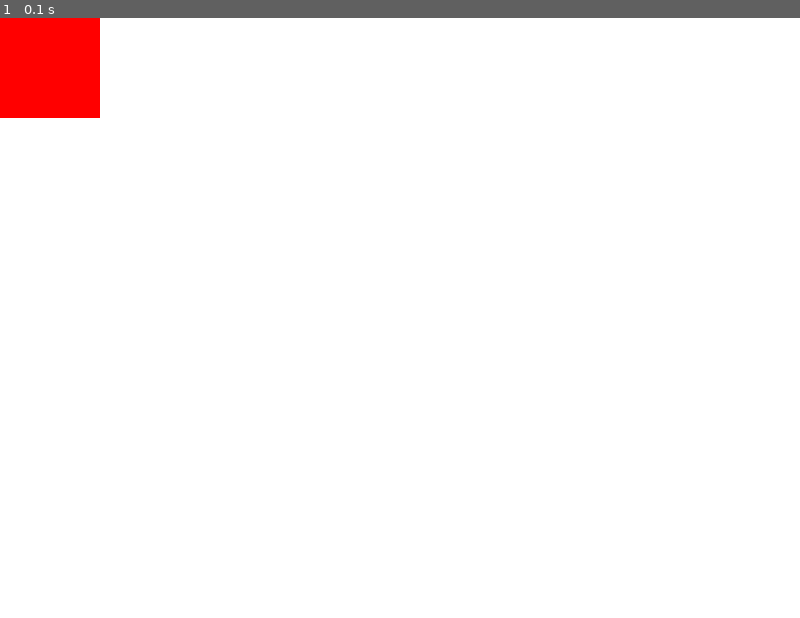
Above: before the commit, frame 1.
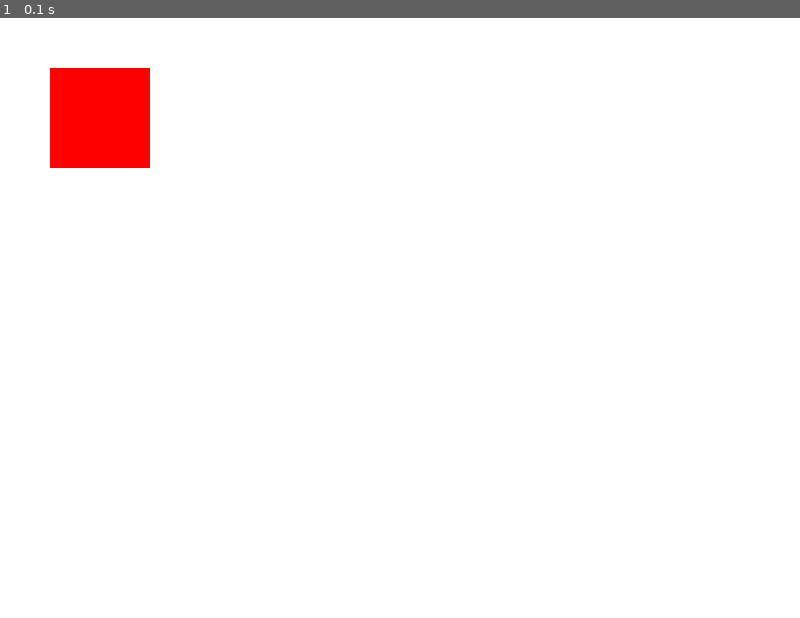
Above: after the commit, the same moment.

Repository: alanfortlink/pygame-wrapper
Game: pygame game, started from main.py
Same seed, same stepped clock (60 frames per second), same inputs: the game is played once before the commit and once after it.
Inputs:
- Up to frame 1 (0.1 s): no input

The runs differ from the first frame. In frame 1, 3.1% of the frame differs, in the area x 0-19%, y 0-25%.

Commit message:
Make it cleaner

Diff:
--- a/game.py
+++ b/game.py
@@ -7,20 +7,11 @@
 WIDTH = 800
 HEIGHT = 600
 
-def init(game: Game):
-    # pylint: disable=unused-argument
-    """
-    Initialize the game
-    """
+def init(game):
+    pass
 
-def update(game: Game):
-    # pylint: disable=unused-argument
-    """
-    Game loop
-    """
+def update(game):
+    pass
 
-def draw(game: Game):
-    """
-    Render the game
-    """
-    game.draw_rect(0, 0, 100, 100, Colors.RED)
+def draw(game):
+    game.draw_rect(50, 50, 100, 100, Colors.RED)
Not shown, added: Makefile
